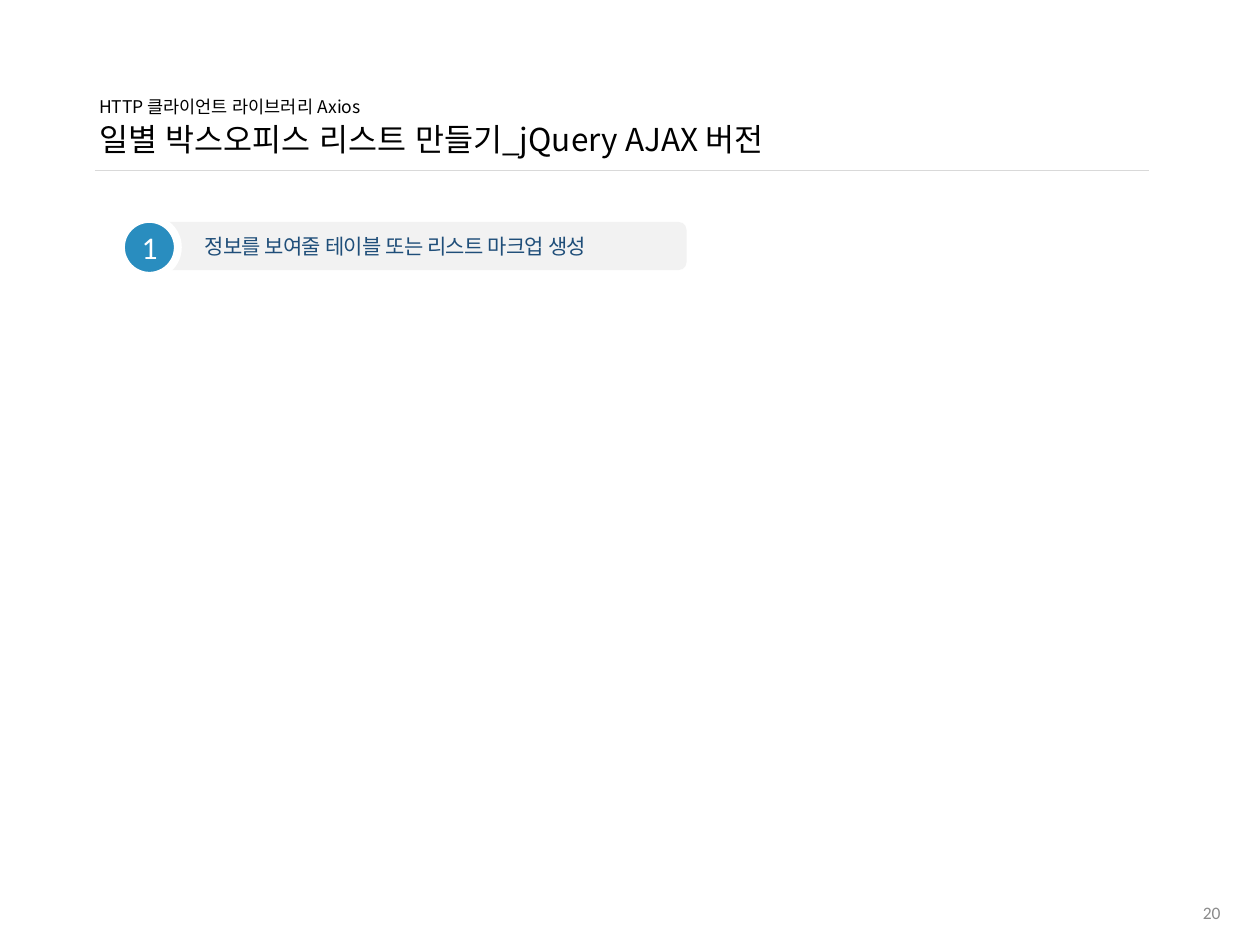
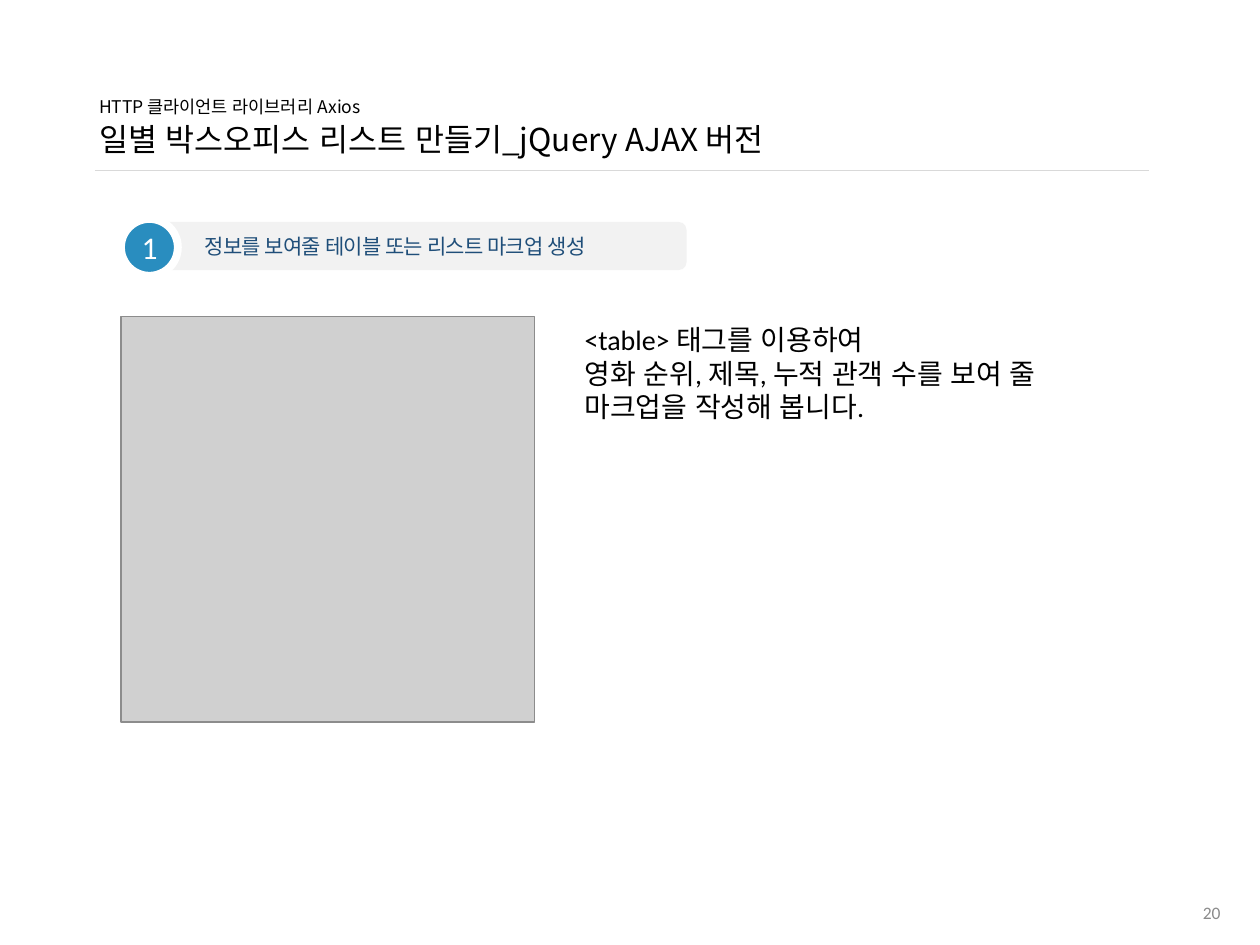
Before and after one commit to ddowon/vueStudy, a slide deck: slide 21 of 01.참고자료/191104_HTTP 클라이언트 라이브러리 Axios.pptx. Drawn at 1260x945 pixels with LibreOffice and Linux fonts; fonts in the diff are those of the drawing; grey boxes stand for pictures; background and template pictures are left out. Boxes give left, top, right and bottom in pixels: in the first picture for what was removed or moved away, otherwise in the second. Text is boxed around its words. In the diff, an @@ line names an element or a change of style, - is before the commit and + after.

Commit message:
[과제제출]  Ajax, Axios 코드 캡쳐 김도원

```diff
--- a/01.참고자료/191104_HTTP 클라이언트 라이브러리 Axios.pptx
+++ b/01.참고자료/191104_HTTP 클라이언트 라이브러리 Axios.pptx
@@ picture added at (x1=121, y1=316, x2=534, y2=722) @@
@@ text added at (x1=585, y1=327, x2=1036, y2=420), 16 pt, text #000000 @@
+<table> 태그를 이용하여
+영화 순위, 제목, 누적 관객 수를 보여 줄 마크업을 작성해 봅니다.
```
Also in this commit, not shown: 5 other slides changed, 1 slide added.
